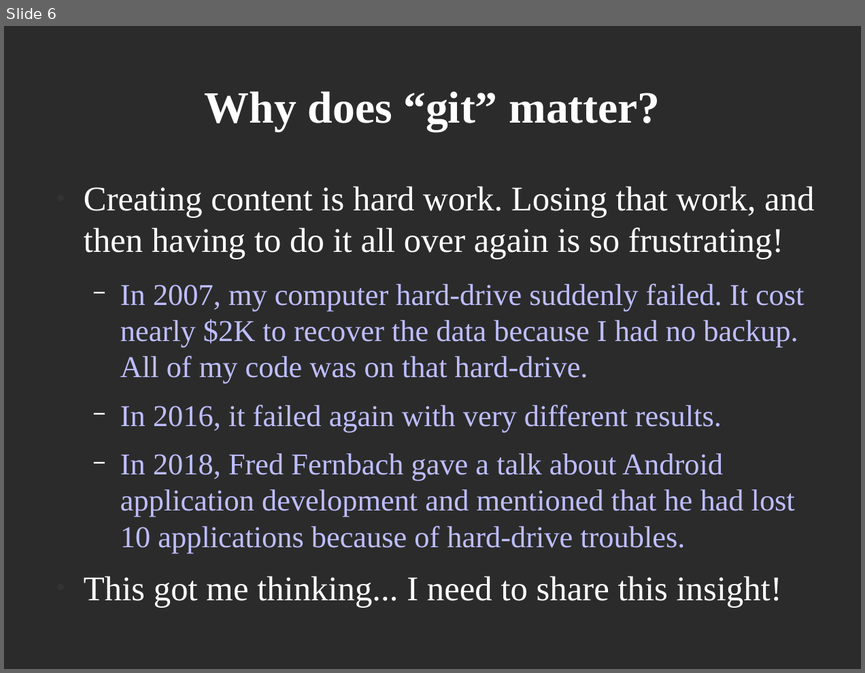
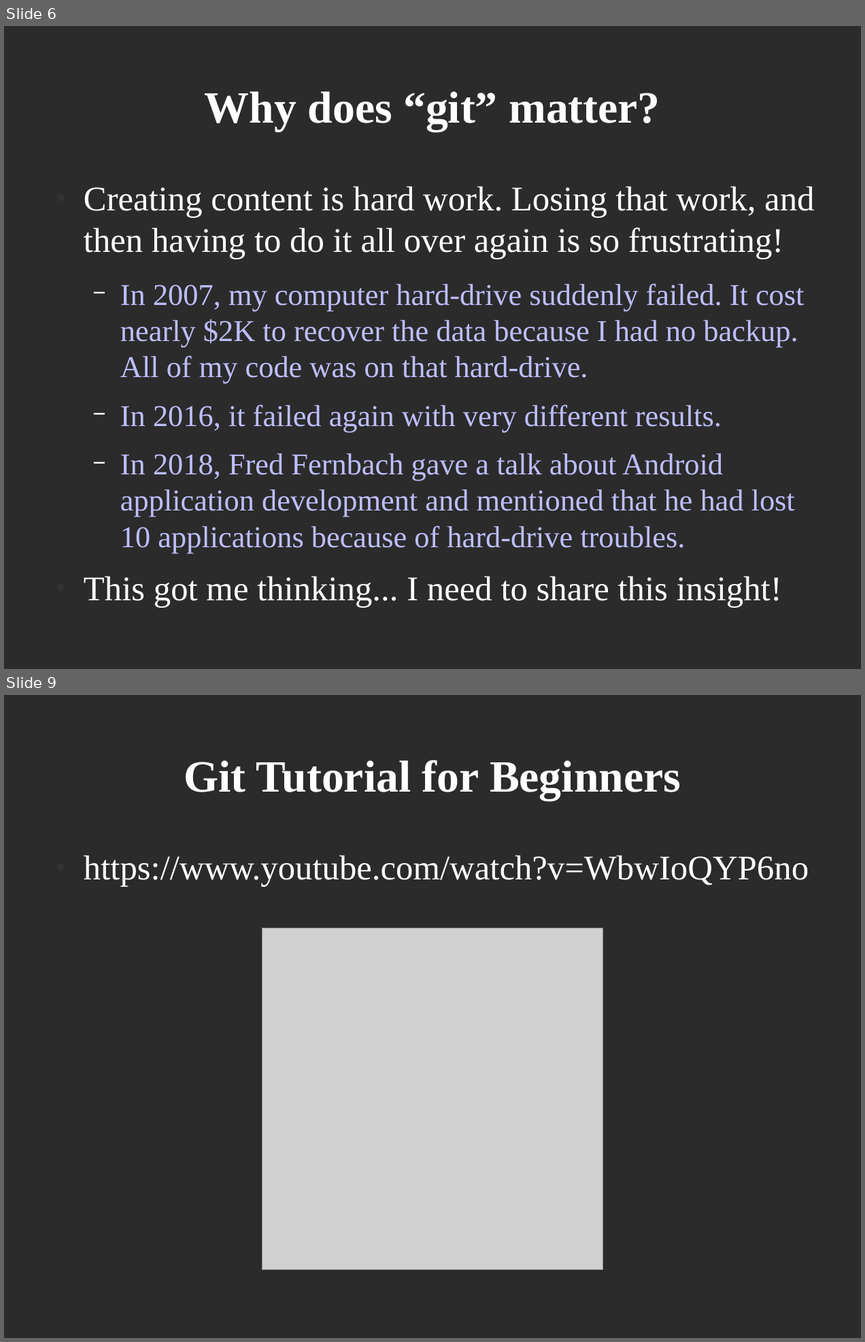
Before and after one commit to PeterCamilleri/ideas, a slide deck: Talks/DPCUC_Talk_20_03_12.odp. Shown one above the other, each under a label of ours: slide 6 before the commit, slides 6 and 9 after it; the slides between them are not shown. The pictures are 865x673 and 865x1342 pixels, drawn with LibreOffice and Linux fonts; fonts in the diff are those of the drawing; grey boxes stand for pictures; background and template pictures are left out; a plain dark background stands for a picture behind light text. Boxes give left, top, right and bottom in pixels: in the first picture for what was removed or moved away, otherwise in the second. Text is boxed around its words. In the diff, an @@ line names an element or a change of style, - is before the commit and + after.

```diff
--- a/Talks/DPCUC_Talk_20_03_12.odp
+++ b/Talks/DPCUC_Talk_20_03_12.odp
@@ slide 9 added at [4, 695, 861, 1338], background picture (left out) @@
@@ title added at [184, 760, 681, 800], 41.4 pt, text #FFFFFF, bold @@
+Git Tutorial for Beginners
@@ text added at [84, 855, 808, 887], 32 pt, text #FFFFFF @@
+● https://www.youtube.com/watch?v=WbwIoQYP6no
@@ picture added at [262, 928, 604, 1270] @@
```
Also in this commit, not shown: 2 slides changed, 2 other slides added, 3 slides removed, 1 other file.
